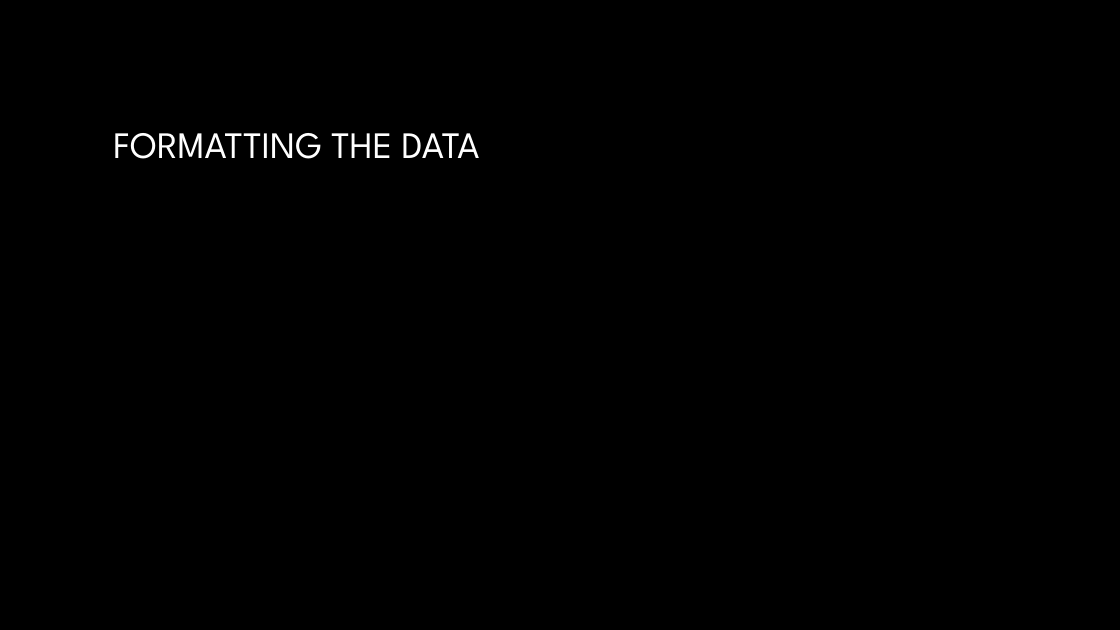
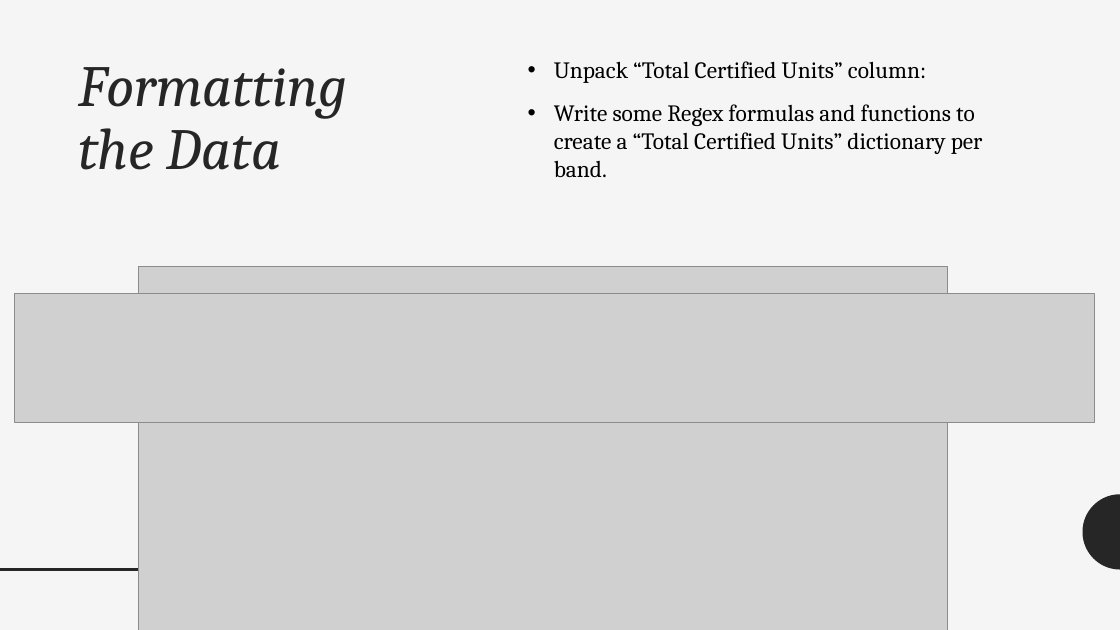
Before and after one commit to kpuryear/Puryear_Metis, a slide deck: slide 5 of Project2/Project2_Powerpoint.pptx (slide 3 before the commit). Drawn at 1120x630 pixels with LibreOffice and Linux fonts; fonts in the diff are those of the drawing; grey boxes stand for pictures; background and template pictures are left out. Boxes give left, top, right and bottom in pixels: in the first picture for what was removed or moved away, otherwise in the second. Text is boxed around its words. In the diff, an @@ line names an element or a change of style, - is before the commit and + after.

```diff
--- a/Project2/Project2_Powerpoint.pptx
+++ b/Project2/Project2_Powerpoint.pptx
@@ background picture (left out) to #F5F5F5 @@
@@ title "Formatting the Data" at (78,67,347,170): vertical alignment middle to top @@
@@ title at (78,67,347,170): text changed; size 32 to 50 pt; font League Spartan to Cambria; text colour gradient #FFFFFF to #A6A6A6 to #262626; italic on @@
-FORMATTING THE DATA
+Formatting the Data
@@ text added at (554,61,983,177), 20 pt, text #000000 @@
+• Unpack “Total Certified Units” column:
+• Write some Regex formulas and functions to create a “Total Certified Units” dictionary per band.
@@ picture added at (139,266,947,630) @@
@@ picture added at (14,293,1094,423) @@
@@ freeform shape added at (1083,494,1120,570), fill #262626 @@
@@ line added from (0, 570) to (413, 570), #262626 2 pt @@
```
Also in this commit, not shown: 8 other slides changed, 5 slides added, 5 other files.
